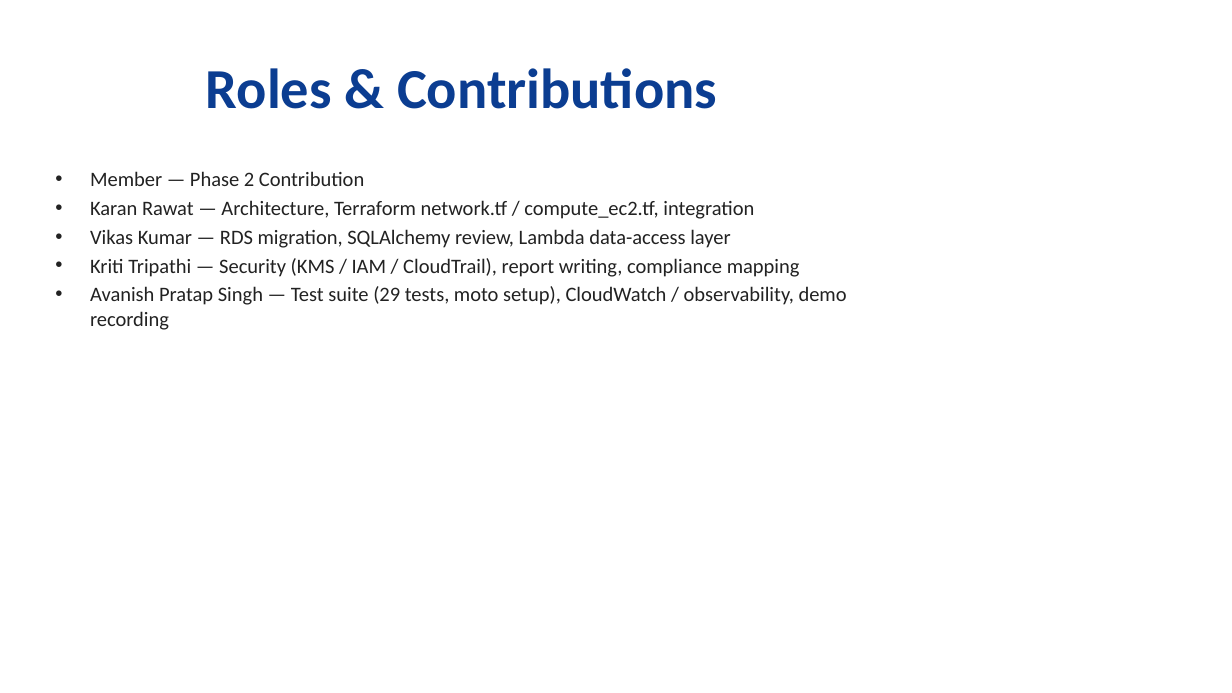
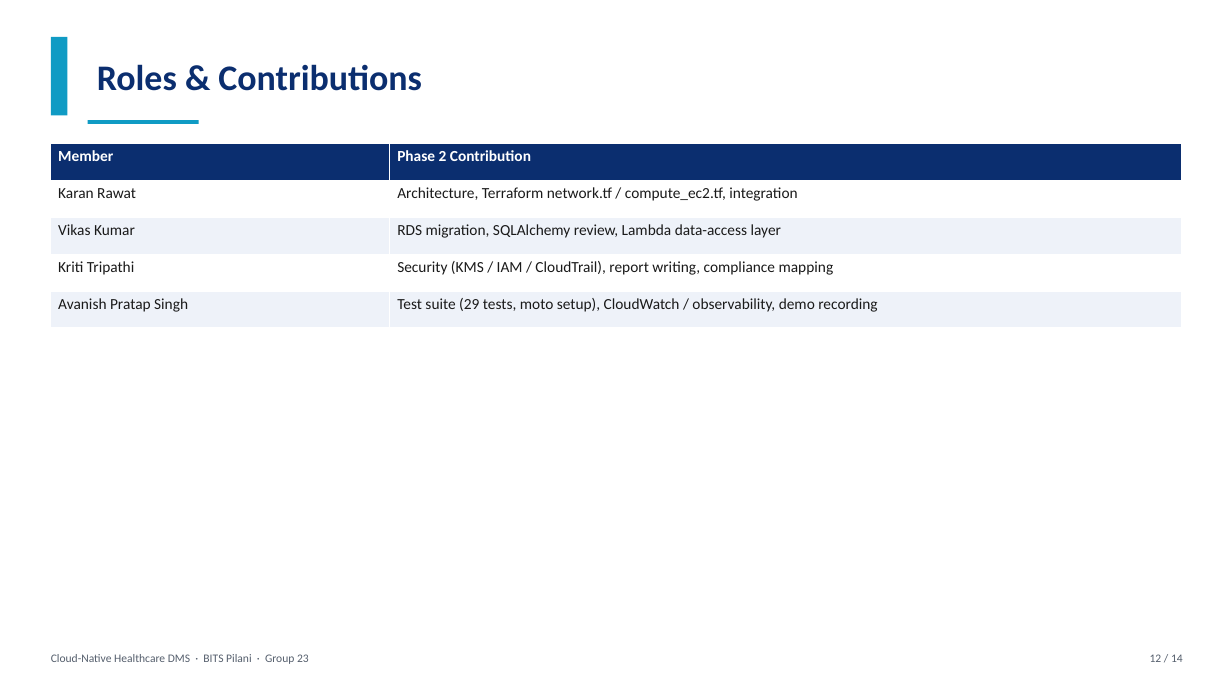
Before and after one commit to avanishpsingh/cloud-health-dms, a slide deck: slide 12 of report/CC_Project_PPT_Group23.pptx. Drawn at 1232x693 pixels with LibreOffice and Linux fonts; fonts in the diff are those of the drawing. Boxes give left, top, right and bottom in pixels: in the first picture for what was removed or moved away, otherwise in the second. Text is boxed around its words. In the diff, an @@ line names an element or a change of style, - is before the commit and + after.

```diff
--- a/report/CC_Project_PPT_Group23.pptx
+++ b/report/CC_Project_PPT_Group23.pptx
@@ rectangle added at box(51, 37, 67, 116), fill #109BC4 @@
@@ text "Roles & Contributions": place and size @@
-text "Roles & Contributions" at box(206, 68, 717, 109)
+text "Roles & Contributions" at box(97, 64, 422, 91)
@@ text "Roles & Contributions" at box(97, 64, 422, 91): size 44 to 28 pt, text colour #0B3D91 to #0B2E6F; alignment centre to left @@
@@ table added at box(51, 143, 1181, 328), 5 rows, 2 columns @@
+Member | Phase 2 Contribution
+Karan Rawat | Architecture, Terraform network.tf / compute_ec2.tf, integration
+Vikas Kumar | RDS migration, SQLAlchemy review, Lambda data-access layer
+Kriti Tripathi | Security (KMS / IAM / CloudTrail), report writing, compliance mapping
+Avanish Pratap Singh | Test suite (29 tests, moto setup), CloudWatch / observability, demo recording
@@ rectangle added at box(88, 120, 199, 124), fill #109BC4 @@
@@ text removed at box(90, 171, 847, 330) @@
-• Member — Phase 2 Contribution
-• Karan Rawat — Architecture, Terraform network.tf / compute_ec2.tf, integration
-• Vikas Kumar — RDS migration, SQLAlchemy review, Lambda data-access layer
-• Kriti Tripathi — Security (KMS / IAM / CloudTrail), report writing, compliance mapping
-• Avanish Pratap Singh — Test suite (29 tests, moto setup), CloudWatch / observability, demo recording
@@ text added at box(51, 654, 309, 664), 9 pt, text #555F6D @@
+Cloud-Native Healthcare DMS · BITS Pilani · Group 23
@@ text added at box(1150, 654, 1183, 662), 9 pt, text #555F6D @@
+12 / 14
```
Also in this commit, not shown: 11 other slides changed, 2 slides added, 2 slides removed, 1 other file.
